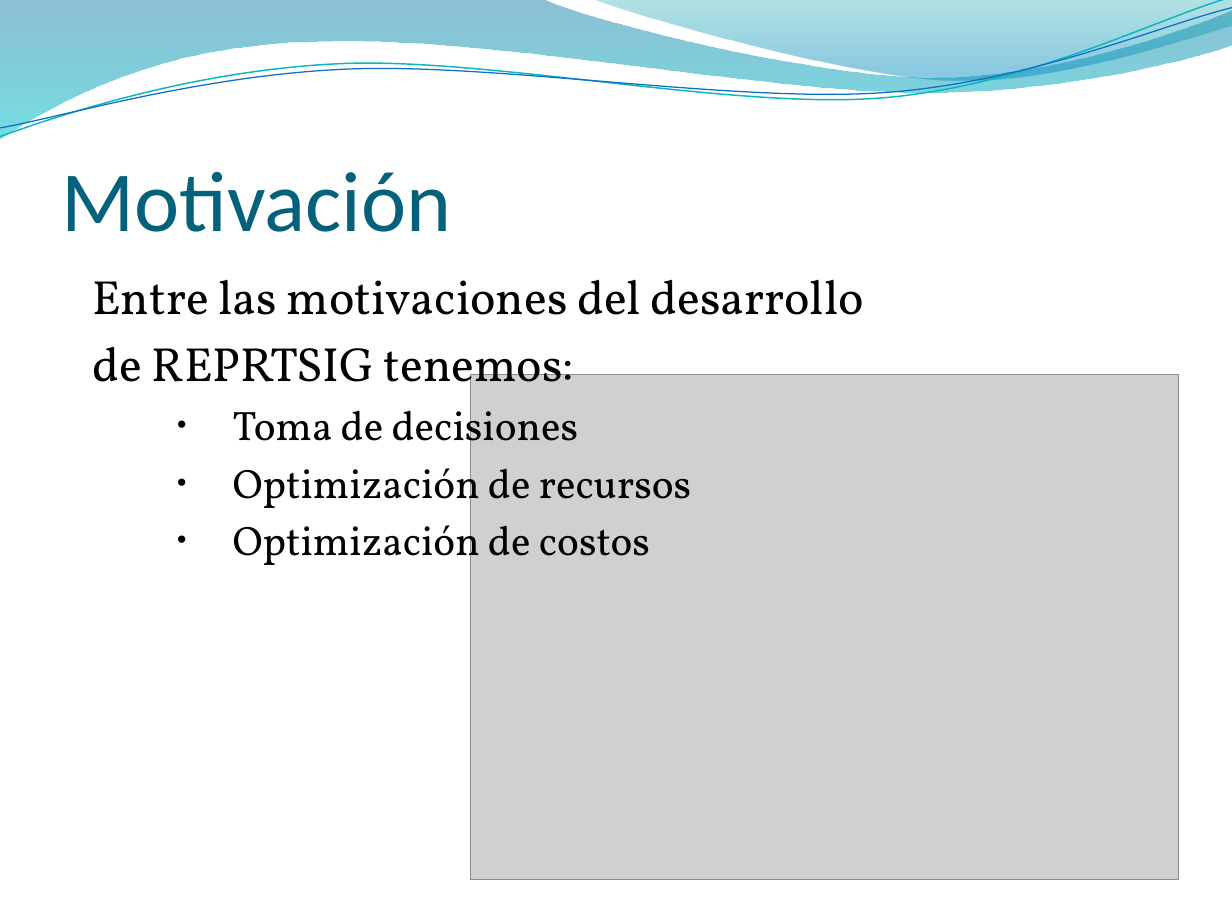
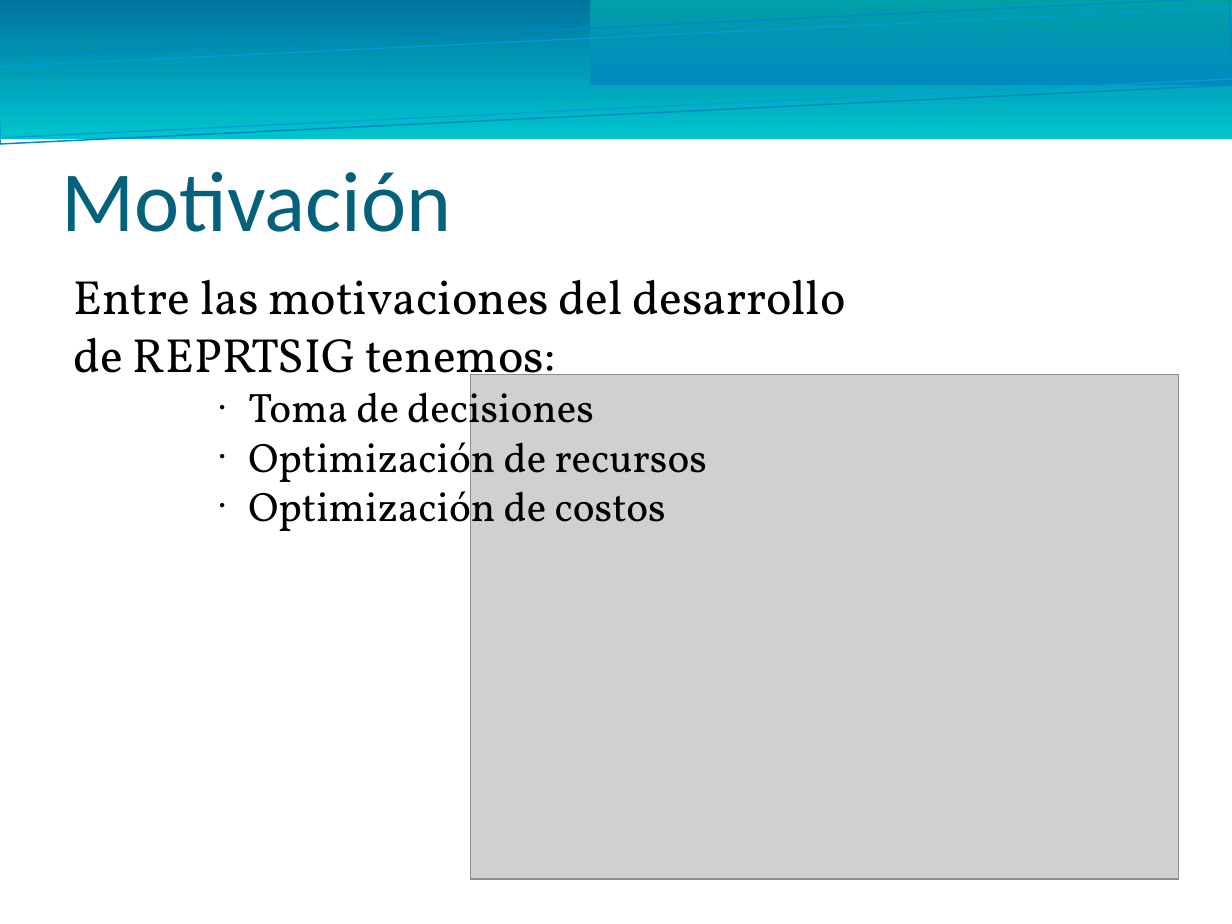
Before and after one commit to ORGTecnologo/7b6581PT, a slide deck: slide 11 of Documentacion/Entregas/Presentacion/Presentacion.pptx (slide 10 before the commit). Drawn at 1232x924 pixels with LibreOffice and Linux fonts; fonts in the diff are those of the drawing; grey boxes stand for pictures; background and template pictures are left out. Boxes give left, top, right and bottom in pixels: in the first picture for what was removed or moved away, otherwise in the second. Text is boxed around its words. In the diff, an @@ line names an element or a change of style, - is before the commit and + after.

```diff
--- a/Documentacion/Entregas/Presentacion/Presentacion.pptx
+++ b/Documentacion/Entregas/Presentacion/Presentacion.pptx
@@ freeform shape removed at <box>0,0,1232,139</box> @@
@@ freeform shape removed at <box>0,0,1232,144</box> @@
@@ freeform shape removed at <box>0,8,1232,137</box> @@
@@ rectangle added at <box>0,0,1232,139</box>, fill gradient #0074A0 to #00C4CD @@
@@ rectangle added at <box>0,0,1232,144</box>, outline #008ABF 0.85 pt @@
@@ rectangle added at <box>0,8,1232,137</box>, outline #009DD9 0.74 pt @@
@@ freeform shape removed at <box>590,0,1232,85</box> @@
@@ rectangle added at <box>590,0,1232,85</box>, fill gradient #00A0A8 to #008ABF @@
@@ text "Entre las motivaciones del desarrollo" at <box>74,279,845,540</box>: list level 3 to 1 in "Entre las motivaciones del desarrollo"; list level 3 to 1 in "de REPRTSIG tenemos:"; bullet • to ●; less space between paragraphs @@
```
Also in this commit, not shown: 22 other slides changed, 1 slide added, 2 other files.
